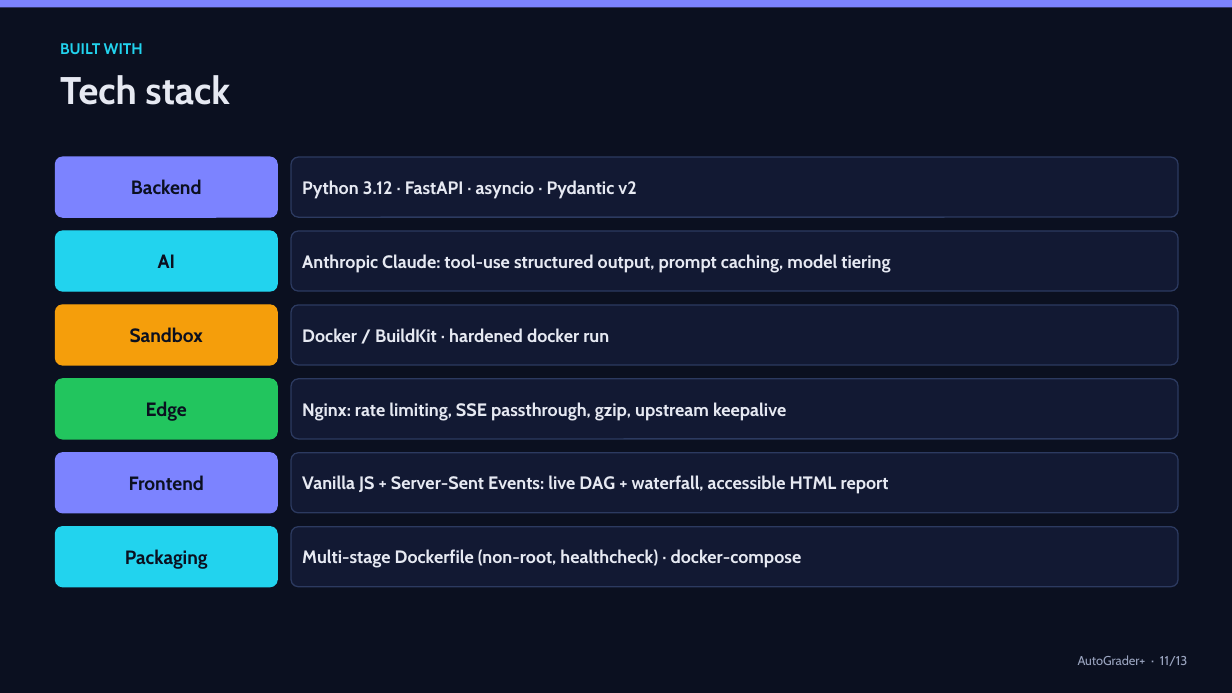
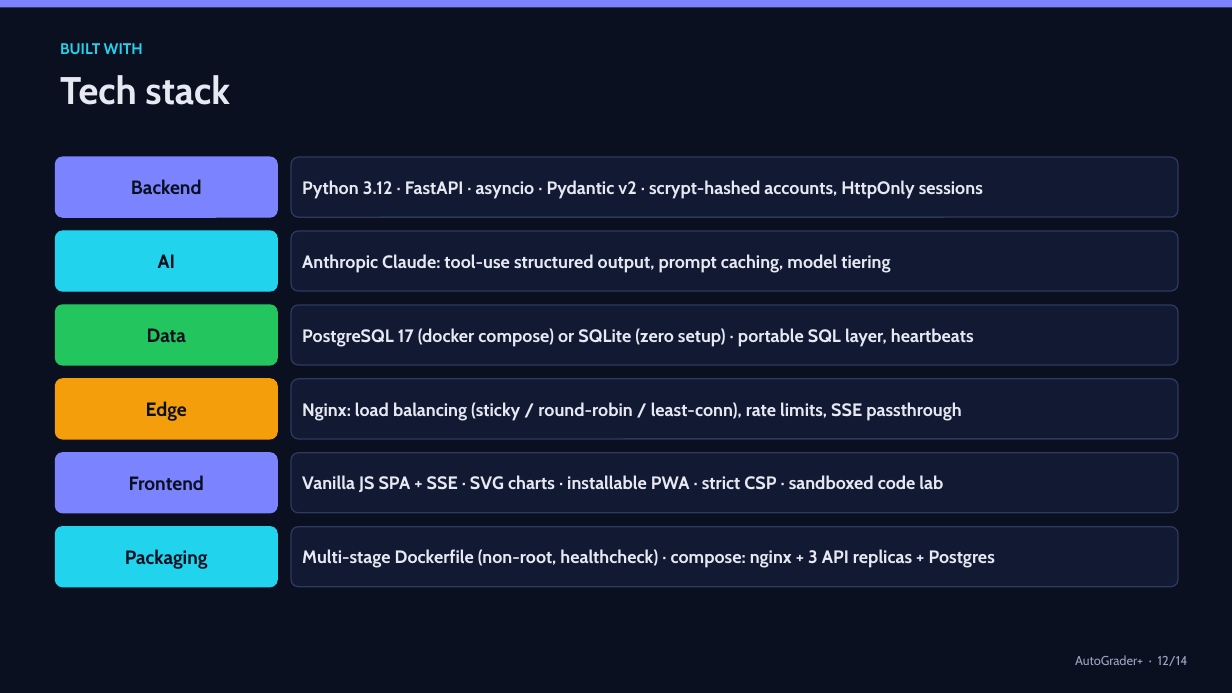
Before and after one commit to roshanraj9136/auto-grader, a slide deck: slide 12 of docs/AutoGrader.pptx (slide 11 before the commit). Drawn at 1232x693 pixels with LibreOffice and Linux fonts; fonts in the diff are those of the drawing. Boxes give left, top, right and bottom in pixels: in the first picture for what was removed or moved away, otherwise in the second. Text is boxed around its words. In the diff, an @@ line names an element or a change of style, - is before the commit and + after.

Commit message:
AutoGrader+ v2: full-stack learning platform
Turn the multi-agent grader into a learning platform for the course:

- Accounts and sessions (scrypt, HttpOnly cookies, CSRF checks, strict CSP)
- Assignments graded with per-assignment rubric weights and briefs
- Student dashboard, submissions, leaderboard (XP), profile
- Instructor overview, assignment management, CSV gradebook, shared-repo flag
- Hands-on labs: frontend editor, SQL playground, load balancer, network, Dockerfile linter
- SQLite by default, PostgreSQL in compose; replica heartbeats reap orphaned jobs
- docker compose: nginx load balancer (sticky / round-robin / least-conn) -> 3 API replicas -> Postgres
- Reports and live streams restricted to the owner, instructors or the API token
- Installable PWA, responsive layout, Windows launcher (scripts/start.ps1)
- Slide deck: group-project title slide, new platform slide, updated architecture

```diff
--- a/docs/AutoGrader.pptx
+++ b/docs/AutoGrader.pptx
@@ text in rounded rectangle at bbox=[302, 180, 983, 199]: text changed @@
-Python 3.12 · FastAPI · asyncio · Pydantic v2
+Python 3.12 · FastAPI · asyncio · Pydantic v2 · scrypt-hashed accounts, HttpOnly sessions
@@ rounded rectangle "Data" at bbox=[55, 305, 277, 365]: fill #F59E0B to #22C55E; outline #F59E0B 1 pt to #22C55E 1 pt @@
@@ text in rounded rectangle at bbox=[147, 328, 186, 342]: text changed @@
-Sandbox
+Data
@@ text in rounded rectangle at bbox=[302, 328, 974, 347]: text changed @@
-Docker / BuildKit · hardened docker run
+PostgreSQL 17 (docker compose) or SQLite (zero setup) · portable SQL layer, heartbeats
@@ rounded rectangle "Edge" at bbox=[55, 379, 277, 439]: fill #22C55E to #F59E0B; outline #22C55E 1 pt to #F59E0B 1 pt @@
@@ text in rounded rectangle at bbox=[302, 402, 962, 421]: text changed @@
-Nginx: rate limiting, SSE passthrough, gzip, upstream keepalive
+Nginx: load balancing (sticky / round-robin / least-conn), rate limits, SSE passthrough
@@ text in rounded rectangle at bbox=[302, 475, 943, 492]: text changed @@
-Vanilla JS + Server-Sent Events: live DAG + waterfall, accessible HTML report
+Vanilla JS SPA + SSE · SVG charts · installable PWA · strict CSP · sandboxed code lab
@@ text in rounded rectangle at bbox=[302, 549, 995, 568]: text changed @@
-Multi-stage Dockerfile (non-root, healthcheck) · docker-compose
+Multi-stage Dockerfile (non-root, healthcheck) · compose: nginx + 3 API replicas + Postgres
@@ text at bbox=[1075, 655, 1188, 666]: text changed @@
-AutoGrader+ · 11/13
+AutoGrader+ · 12/14
```
Also in this commit, not shown: 12 other slides changed, 1 slide added, 39 other files.
